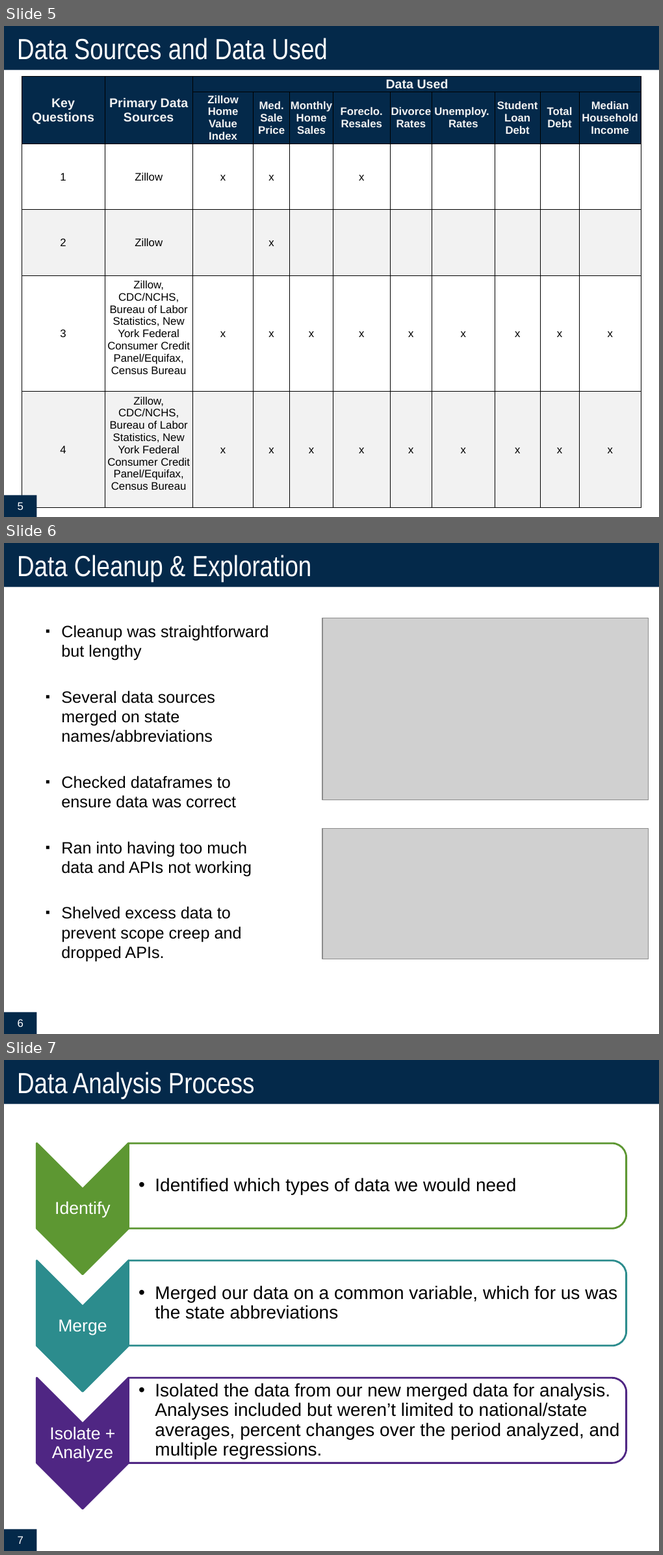
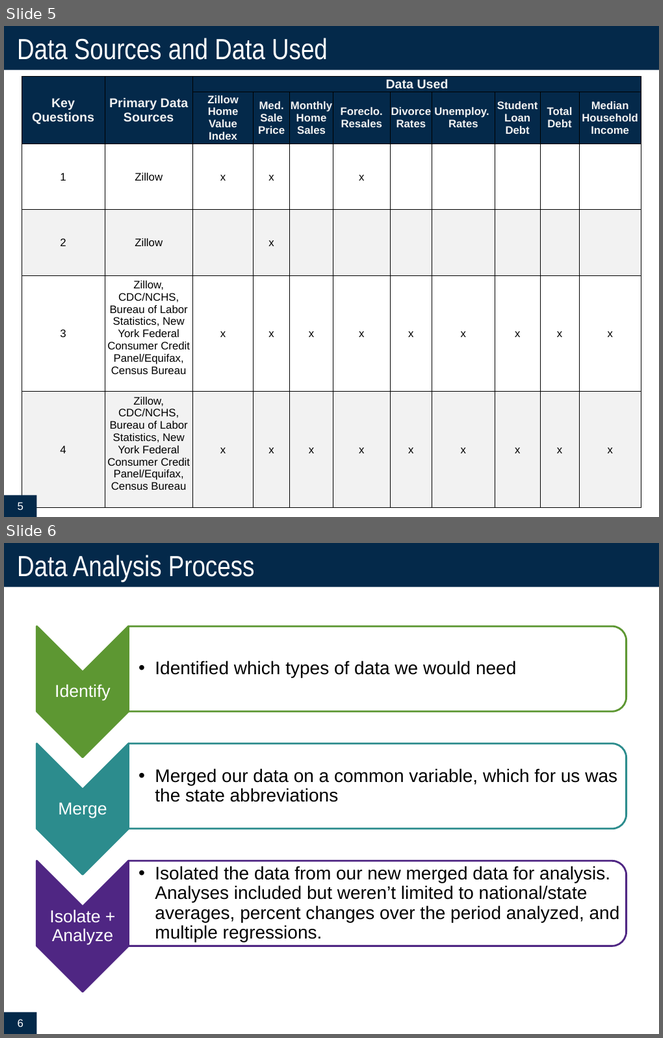
Before and after one commit to cmarchini19/US-Housing-Market-Analysis, a slide deck: US Housing Market Analysis_Final_1-20-2020.pptx. Shown one above the other, each under a label of ours: slides 5, 6 and 7 before the commit, slides 5 and 6 after it. The pictures are 663x1555 and 663x1038 pixels, drawn with LibreOffice and Linux fonts; fonts in the diff are those of the drawing; grey boxes stand for pictures. Boxes give left, top, right and bottom in pixels: in the first picture for what was removed or moved away, otherwise in the second. Text is boxed around its words. In the diff, an @@ line names an element or a change of style, - is before the commit and + after.

```diff
--- a/US Housing Market Analysis_Final_1-20-2020.pptx
+++ b/US Housing Market Analysis_Final_1-20-2020.pptx
@@ slide 6 removed at <box>4,543,659,1034</box>, background #FFFFFF @@
@@ title removed at <box>4,543,659,587</box> @@
-Data Cleanup & Exploration
@@ picture removed at <box>322,618,649,800</box> @@
@@ text removed at <box>61,625,269,962</box> @@
-▪ Cleanup was straightforward but lengthy
-▪ Several data sources merged on state names/abbreviations
-▪ Checked dataframes to ensure data was correct
-▪ Ran into having too much data and APIs not working
-▪ Shelved excess data to prevent scope creep and dropped APIs.
@@ picture removed at <box>322,828,649,960</box> @@
@@ page number removed at <box>4,1013,36,1034</box> @@
-6
@@ what was slide 7 is now slide 6 @@
@@ page number at <box>18,1019,24,1027</box>: text changed @@
-7
+6
```
Also in this commit, not shown: 1 other file.
